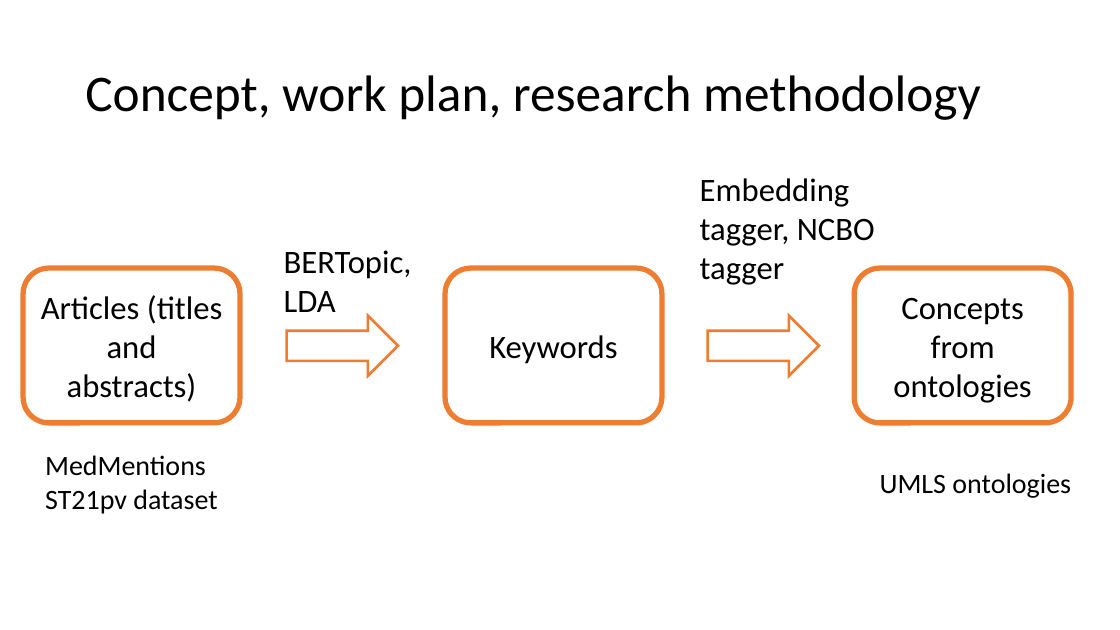
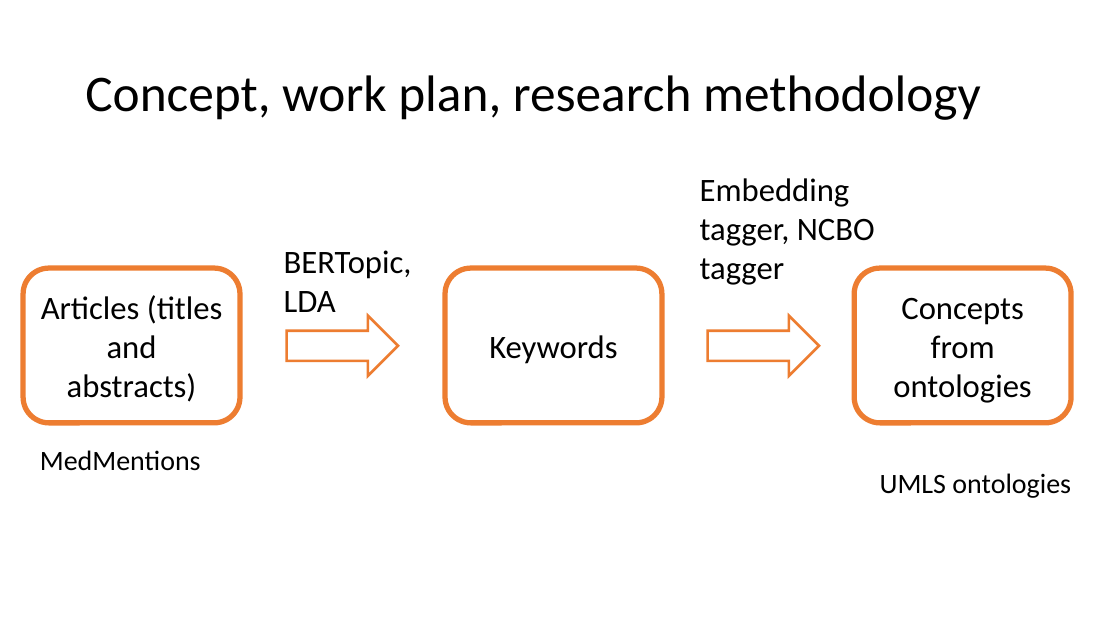
Before and after one commit to grant-TraDA/NLP-2022W, a slide deck: slide 3 of PROJECTS/SLR - semantic keywords for systematic literature reviews - NieLeniweProjekty/final presentation 1/NLP - final presentation.pptx. Drawn at 1120x630 pixels with LibreOffice and Linux fonts; fonts in the diff are those of the drawing. Boxes give left, top, right and bottom in pixels: in the first picture for what was removed or moved away, otherwise in the second. Text is boxed around its words. In the diff, an @@ line names an element or a change of style, - is before the commit and + after.

```diff
--- a/PROJECTS/SLR - semantic keywords for systematic literature reviews - NieLeniweProjekty/final presentation 1/NLP - final presentation.pptx
+++ b/PROJECTS/SLR - semantic keywords for systematic literature reviews - NieLeniweProjekty/final presentation 1/NLP - final presentation.pptx
@@ text at bbox=[40, 450, 201, 471]: text changed @@
-MedMentions ST21pv dataset
+MedMentions
```
Also in this commit, not shown: 2 other files.
